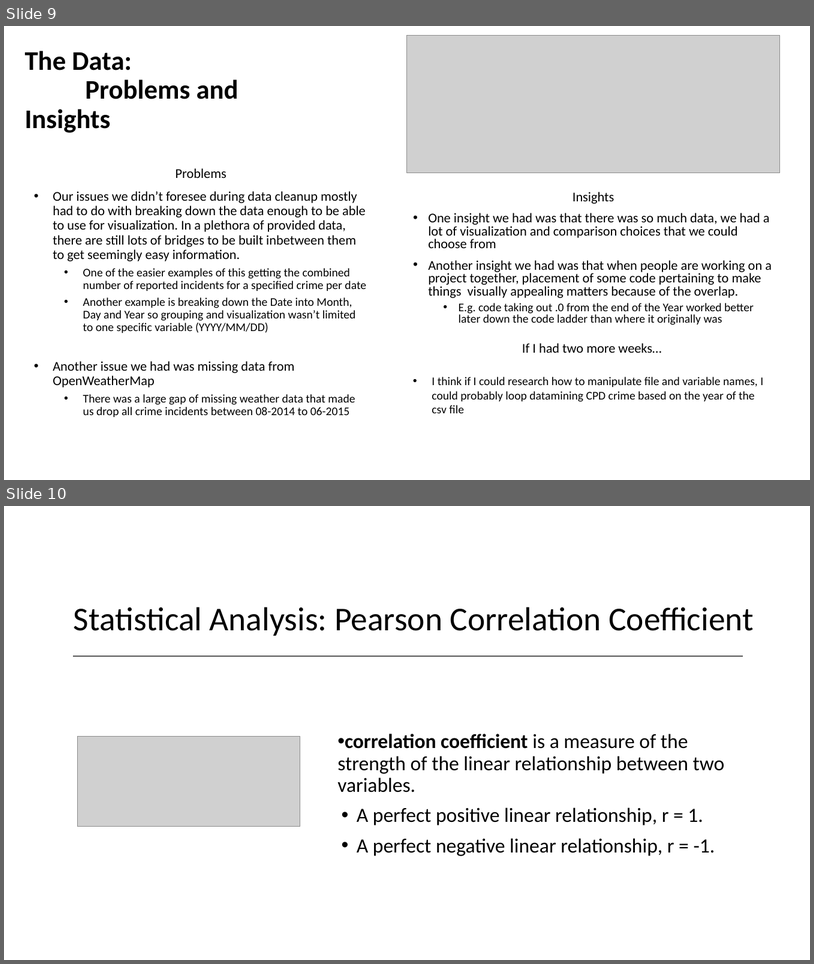
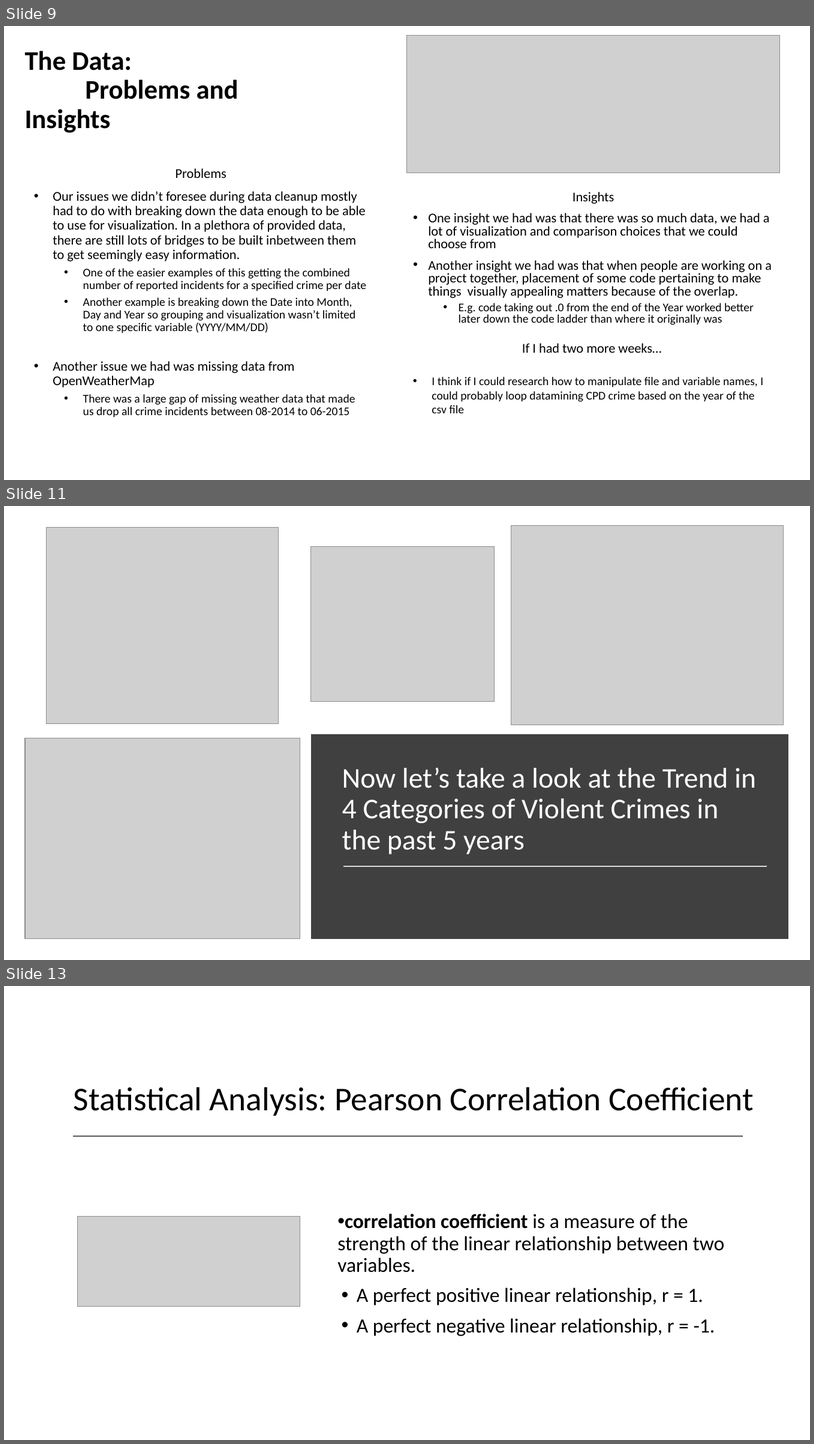
Before and after one commit to franciscohohn/Project_1, a slide deck: Weather_vs_Crime.pptx. Shown one above the other, each under a label of ours: slides 9 and 10 before the commit, slides 9, 11 and 13 after it; the slides between them are not shown. The pictures are 814x964 and 814x1444 pixels, drawn with LibreOffice and Linux fonts; fonts in the diff are those of the drawing; grey boxes stand for pictures. Boxes give left, top, right and bottom in pixels: in the first picture for what was removed or moved away, otherwise in the second. Text is boxed around its words. In the diff, an @@ line names an element or a change of style, - is before the commit and + after.

```diff
--- a/Weather_vs_Crime.pptx
+++ b/Weather_vs_Crime.pptx
@@ slide 11 added at (4, 506, 810, 960), background #FFFFFF @@
@@ picture added at (47, 527, 279, 723) @@
@@ picture added at (511, 526, 784, 725) @@
@@ picture added at (311, 547, 495, 702) @@
@@ picture added at (25, 738, 300, 939) @@
@@ rectangle added at (315, 738, 785, 935), fill #404040, outline #404040 10 pt @@
@@ title added at (342, 767, 756, 854), 34 pt, text #FFFFFF @@
+Now let’s take a look at the Trend in 4 Categories of Violent Crimes in the past 5 years
@@ line added from (344, 866) to (767, 866), #D9D9D9 1.75 pt @@
@@ what was slide 10 is now slide 13 @@
```
Also in this commit, not shown: 3 other slides added.
